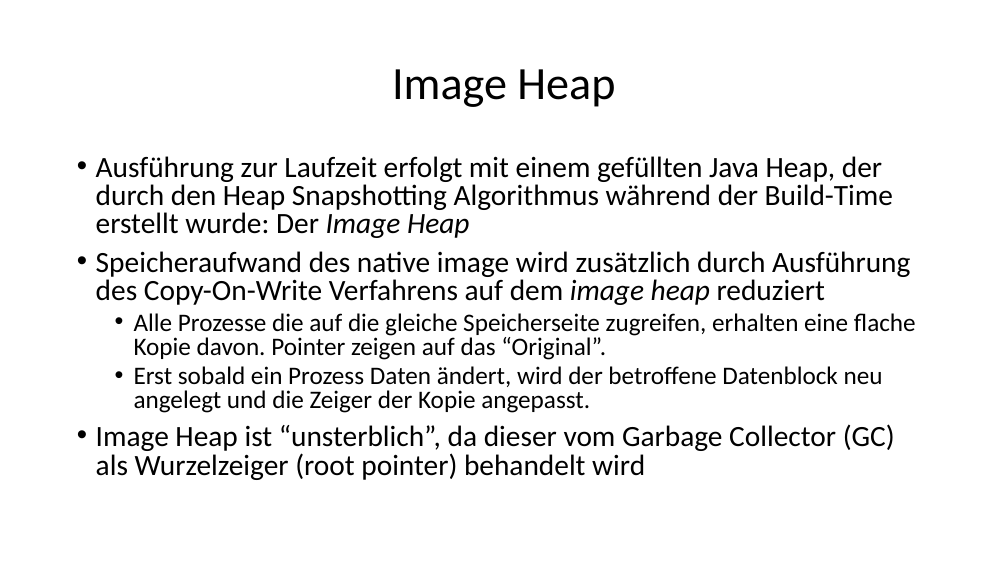
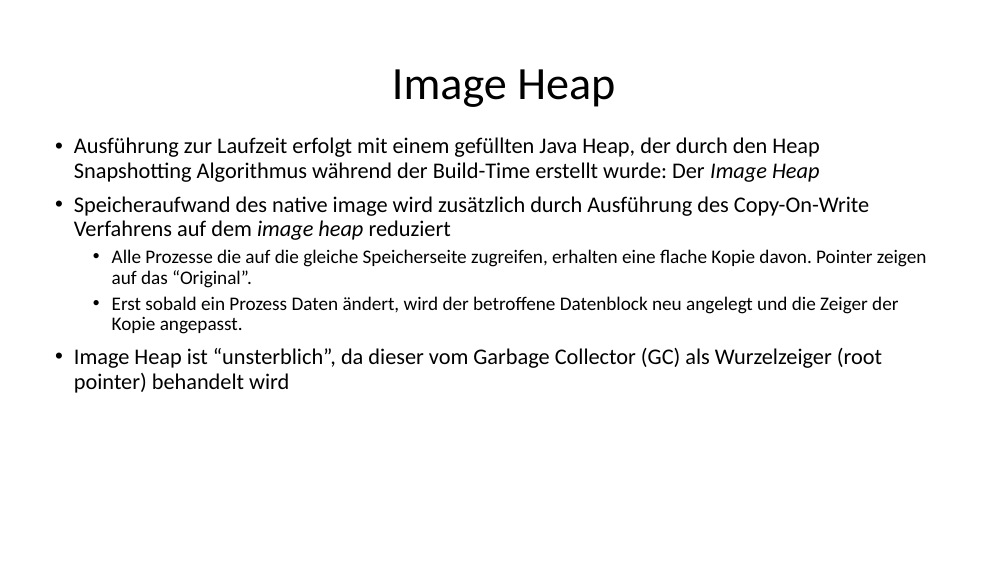
Before and after one commit to ErikSimonsen/Seminar_GraalVM_NativeImage, a slide deck: slide 17 of Seminar-GraalVM-NativeImage.pptx (slide 16 before the commit). Drawn at 1008x567 pixels with LibreOffice and Linux fonts; fonts in the diff are those of the drawing. Boxes give left, top, right and bottom in pixels: in the first picture for what was removed or moved away, otherwise in the second. Text is boxed around its words. In the diff, an @@ line names an element or a change of style, - is before the commit and + after.

```diff
--- a/Seminar-GraalVM-NativeImage.pptx
+++ b/Seminar-GraalVM-NativeImage.pptx
@@ text "Ausführung zur Laufzeit erfolgt mit ...": place and size @@
-text "Ausführung zur Laufzeit erfolgt mit ..." at (96,156,916,480)
+text "Ausführung zur Laufzeit erfolgt mit ..." at (74,137,927,393)
@@ text "Ausführung zur Laufzeit erfolgt mit ..." at (74,137,927,393): size 28 to 21.3 pt in "Ausführung zur Laufzeit erfolgt mit einem gefüllten ...", "Speicheraufwand des native image wird zusätzlich durch ...", "Image Heap ist “unsterblich”, da dieser vom ..."; size 24 to 18.2 pt in "Alle Prozesse die auf die gleiche Speicherseite ...", "Erst sobald ein Prozess Daten ändert, wird ..."; line spacing 0.8 to 0.9 @@
```
Also in this commit, not shown: 17 other slides changed, 1 slide added, 1 other file.
